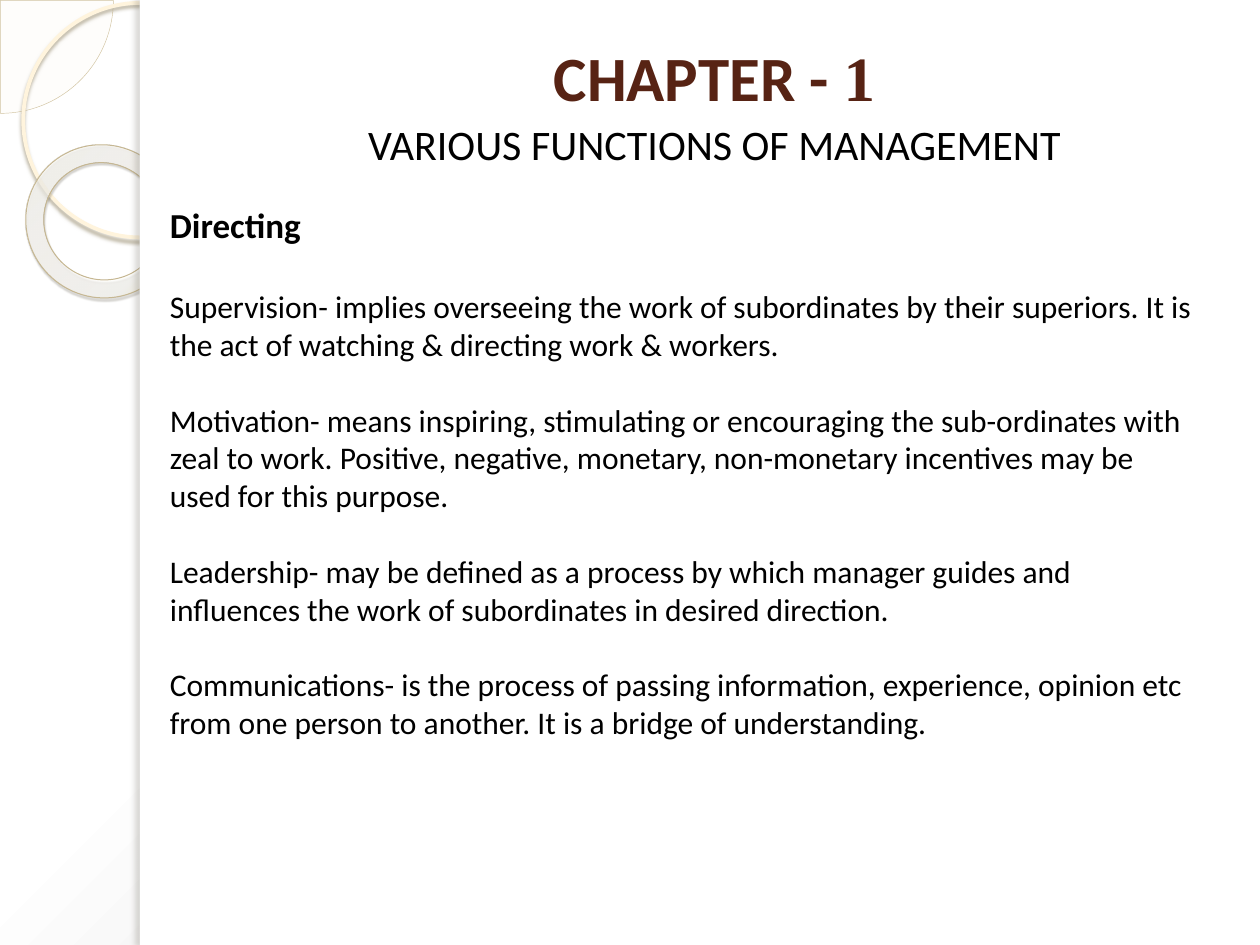
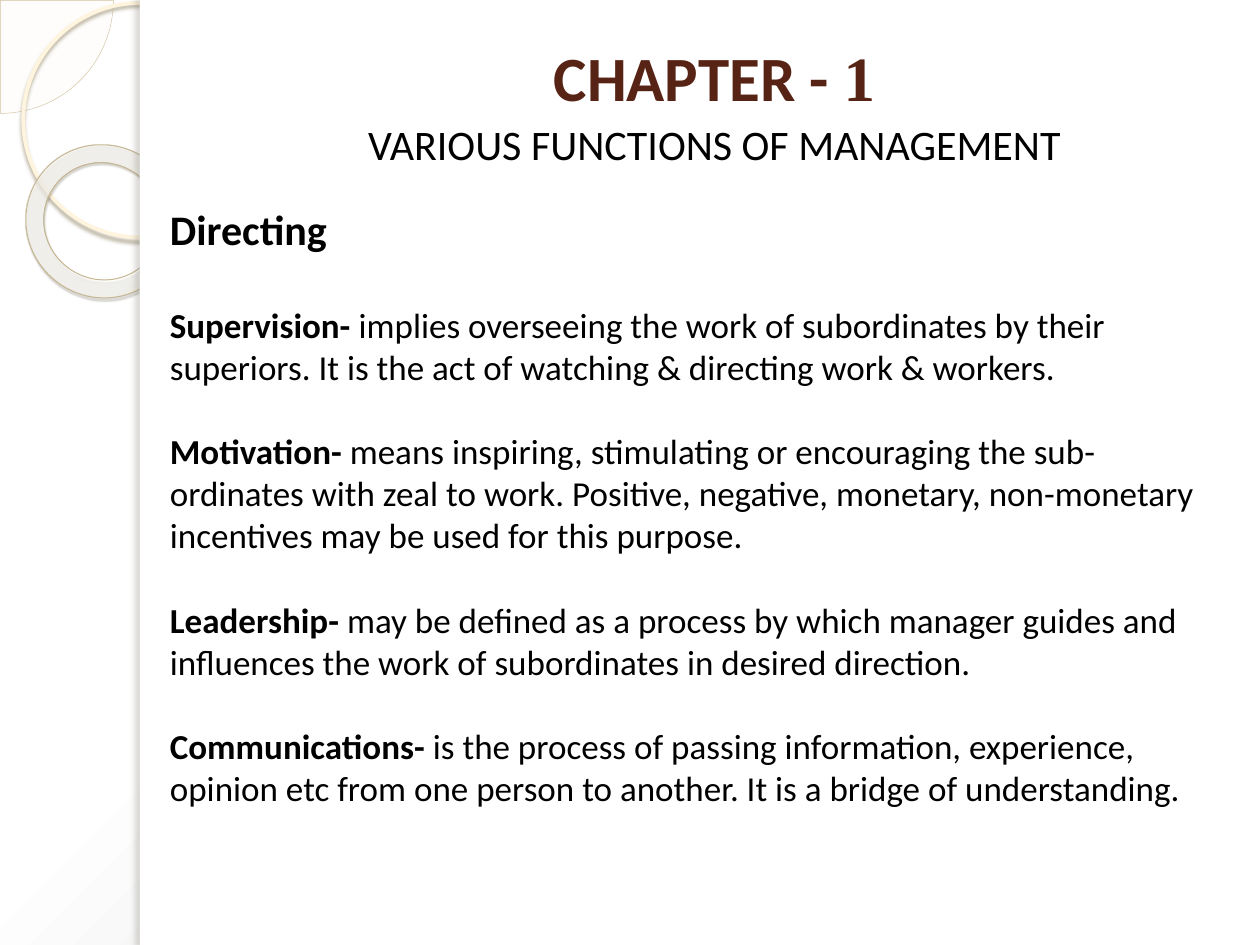
Before and after one commit to pankajgautam307/notes_2026, a slide deck: slide 28 of BOM/Presentation Ch-1.pptx (slide 22 before the commit). Drawn at 1260x945 pixels with LibreOffice and Linux fonts; fonts in the diff are those of the drawing. Boxes give left, top, right and bottom in pixels: in the first picture for what was removed or moved away, otherwise in the second. Text is boxed around its words. In the diff, an @@ line names an element or a change of style, - is before the commit and + after.

```diff
--- a/BOM/Presentation Ch-1.pptx
+++ b/BOM/Presentation Ch-1.pptx
@@ text "Directing" at bbox=[170, 215, 1193, 807]: size 20 to 24 pt in "Directing"; size 18 to 20 pt; bold on in "Supervision-", "Motivation-", "Leadership-", "Communications-" @@
```
Also in this commit, not shown: 11 other slides changed, 10 slides added, 2 other files.
